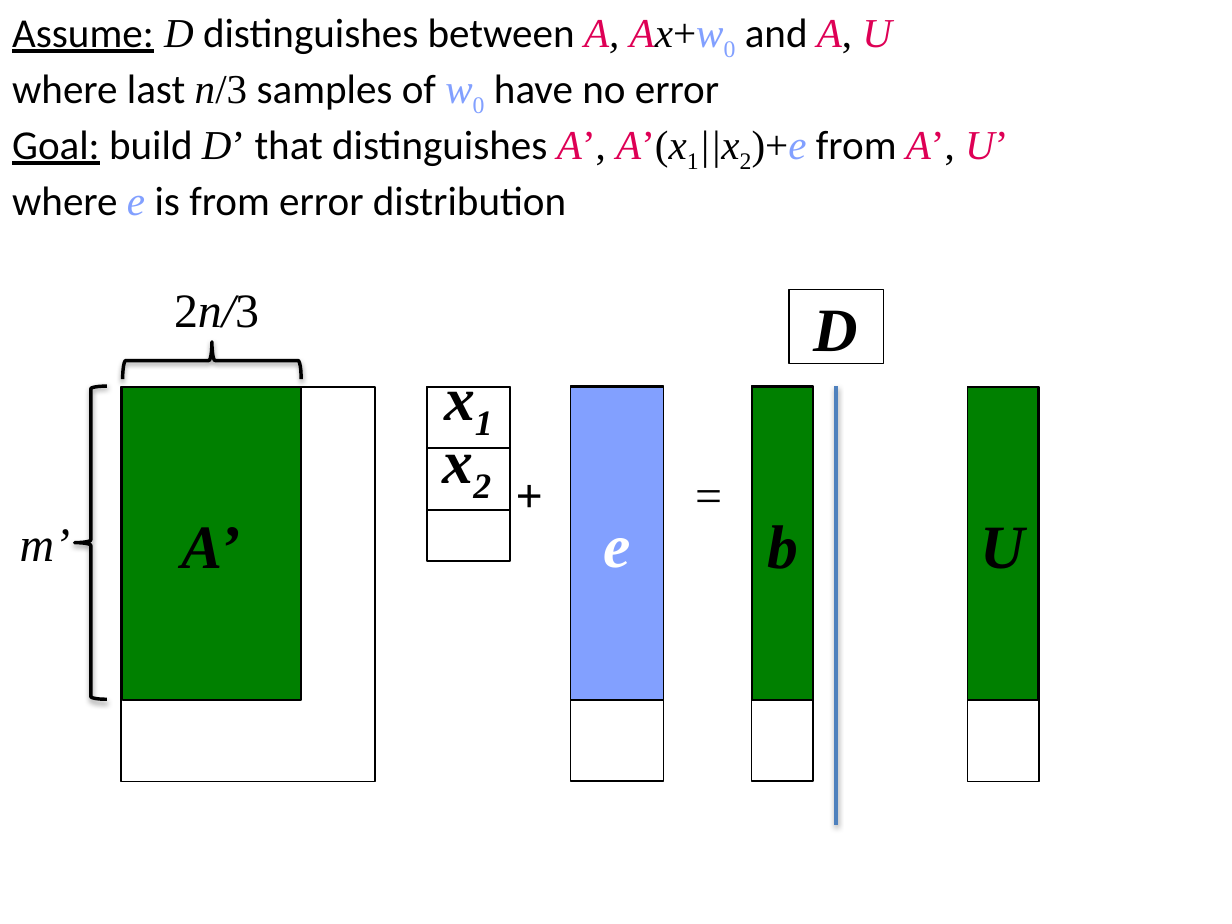
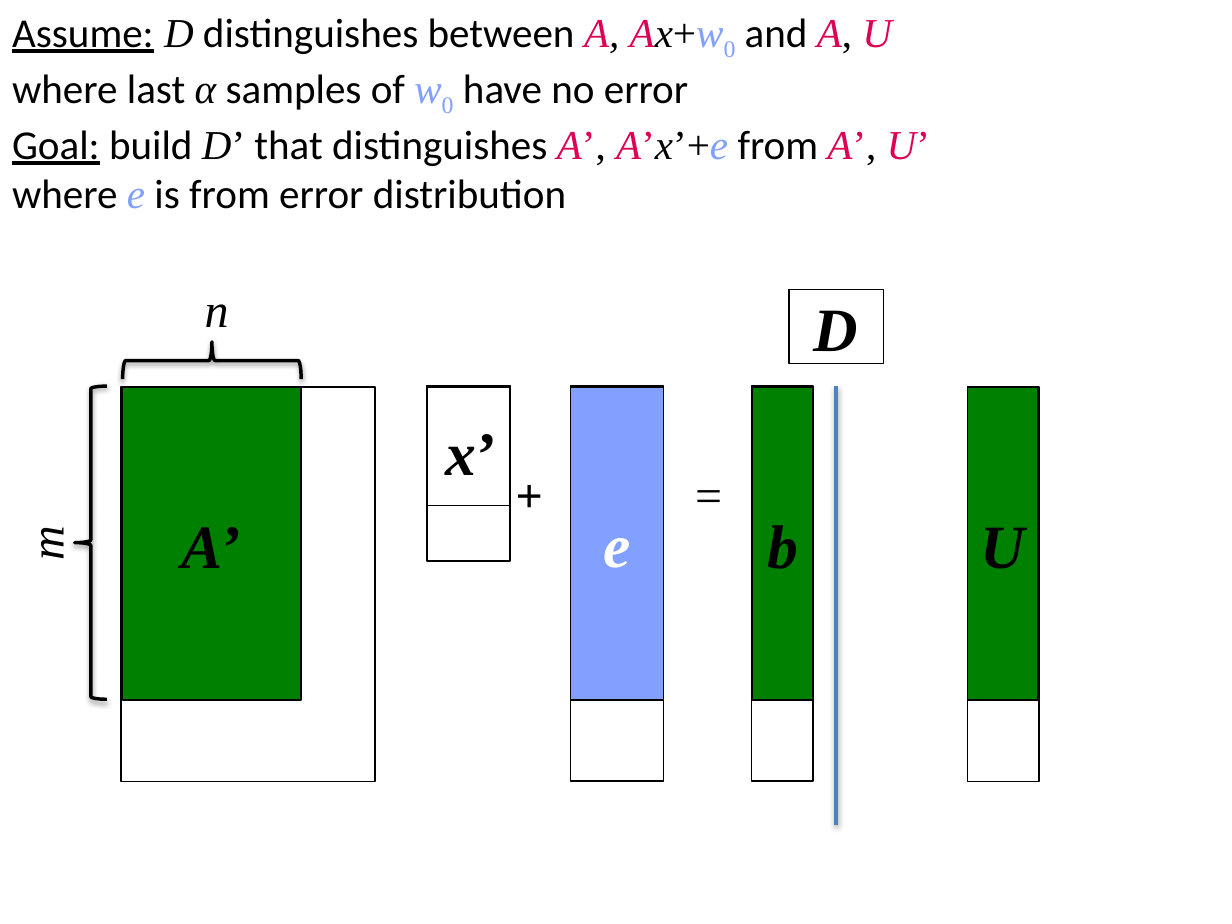
Before and after one commit to xianruimeng/comp-fuzzy-ext, a slide deck: slide 45 of ComputationalFuzzyExtractors.pptx (slide 42 before the commit). Drawn at 1232x924 pixels with LibreOffice and Linux fonts; fonts in the diff are those of the drawing. Boxes give left, top, right and bottom in pixels: in the first picture for what was removed or moved away, otherwise in the second. Text is boxed around its words. In the diff, an @@ line names an element or a change of style, - is before the commit and + after.

```diff
--- a/ComputationalFuzzyExtractors.pptx
+++ b/ComputationalFuzzyExtractors.pptx
@@ text at <box>12,18,930,209</box>: text changed @@
-Assume: D distinguishes between A, Ax+w0 and A, U
-where last n/3 samples of w0 have no error
-Goal: build D’ that distinguishes A’, A’(x1||x2)+e from A’, U’
-where e is from error distribution
+Assume: D distinguishes between A, Ax+w0 and A, U
+where last α samples of w0 have no error
+Goal: build D’ that distinguishes A’, A’x’+e from A’, U’
+where e is from error distribution
@@ text at <box>205,304,229,327</box>: text changed; italic on @@
-2n/3
+n
@@ rectangle: place and size @@
-rectangle at <box>428,387,510,448</box>
+rectangle at <box>428,387,510,505</box>
@@ text removed at <box>428,370,510,431</box> @@
-x1
@@ rectangle removed at <box>428,448,510,510</box> @@
@@ text at <box>446,434,497,475</box>: text changed @@
-x2
+x’
@@ text "m" at <box>21,529,74,558</box>: rotation 0 to 270 degrees @@
@@ text at <box>21,529,74,558</box>: text changed @@
-m’
+m
```
Also in this commit, not shown: 34 other slides changed, 8 slides added.
